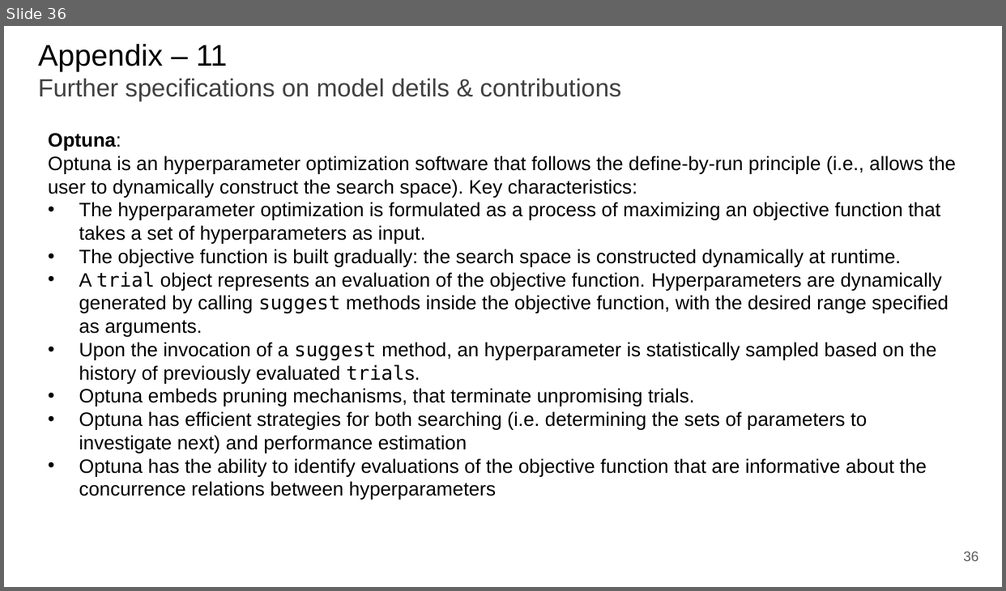
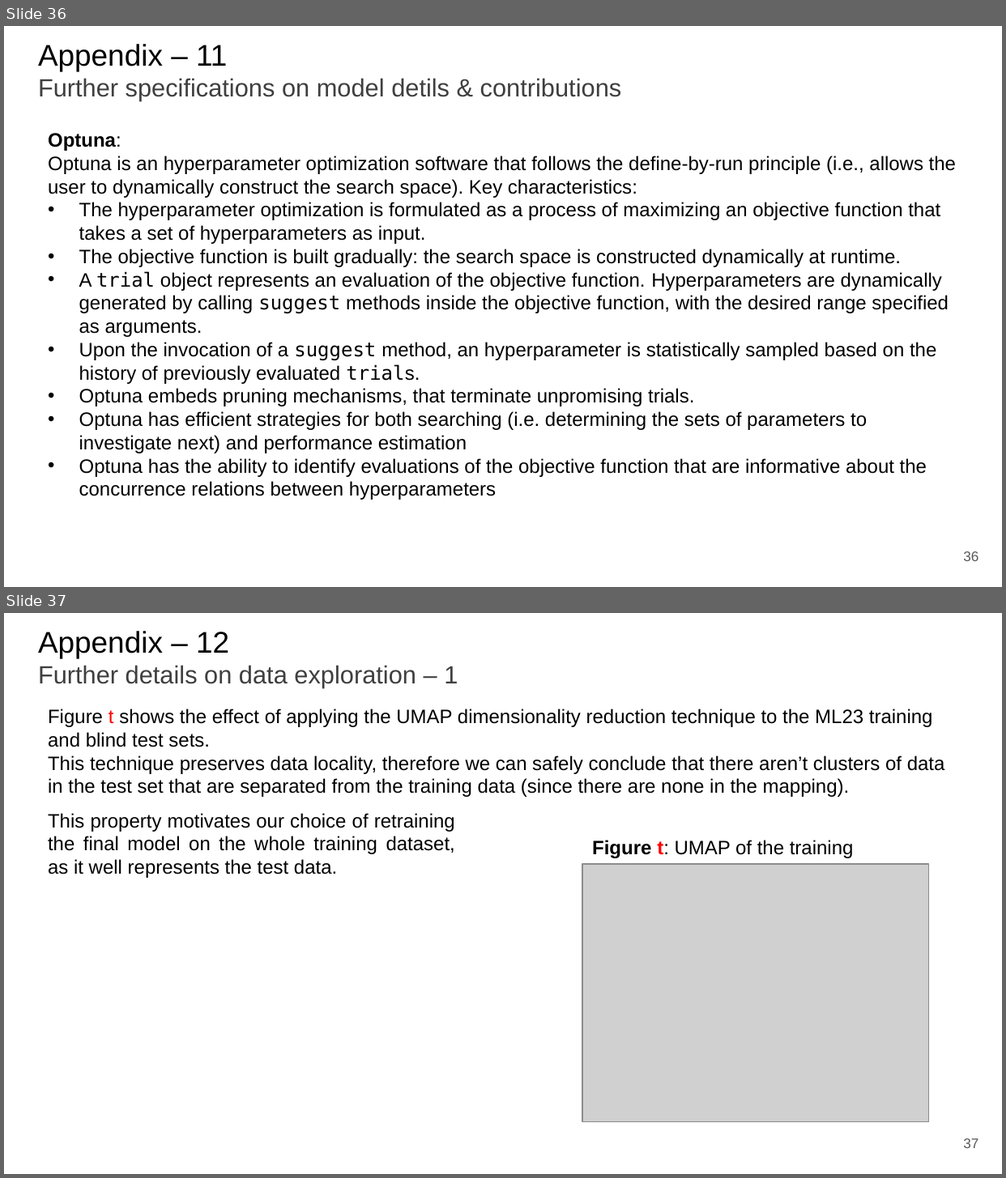
Before and after one commit to paolo-junior-mollica/machine-learning-project, a slide deck: relazione/ML-2023-PRJ-Slides-Demo.pptx. Shown one above the other, each under a label of ours: slide 36 before the commit, slides 36 and 37 after it. The pictures are 1006x591 and 1006x1178 pixels, drawn with LibreOffice and Linux fonts; fonts in the diff are those of the drawing; grey boxes stand for pictures. Boxes give left, top, right and bottom in pixels: in the first picture for what was removed or moved away, otherwise in the second. Text is boxed around its words. In the diff, an @@ line names an element or a change of style, - is before the commit and + after.

Commit message:
Added data exploration in the presentation

```diff
--- a/relazione/ML-2023-PRJ-Slides-Demo.pptx
+++ b/relazione/ML-2023-PRJ-Slides-Demo.pptx
@@ slide 37 added at (x1=4, y1=613, x2=1002, y2=1174), background #FFFFFF @@
@@ title added at (x1=38, y1=631, x2=458, y2=688), 18 pt, text #3F3F3F @@
+Appendix – 12
+Further details on data exploration – 1
@@ text added at (x1=48, y1=709, x2=945, y2=797), 14 pt, text #000000 @@
+Figure t shows the effect of applying the UMAP dimensionality reduction technique to the ML23 training and blind test sets.
+This technique preserves data locality, therefore we can safely conclude that there aren’t clusters of data in the test set that are separated from the training data (since there are none in the mapping).
@@ text added at (x1=48, y1=813, x2=455, y2=878), 14 pt, text #000000 @@
+This property motivates our choice of retraining the final model on the whole training dataset, as it well represents the test data.
@@ text added at (x1=592, y1=840, x2=854, y2=858), 14 pt, text #000000 @@
+Figure t: UMAP of the training
@@ picture added at (x1=583, y1=864, x2=929, y2=1122) @@
@@ page number added at (x1=963, y1=1139, x2=978, y2=1148), 10 pt, text #595959 @@
+37
```
Also in this commit, not shown: 4 slides changed, 1 other slide added.
